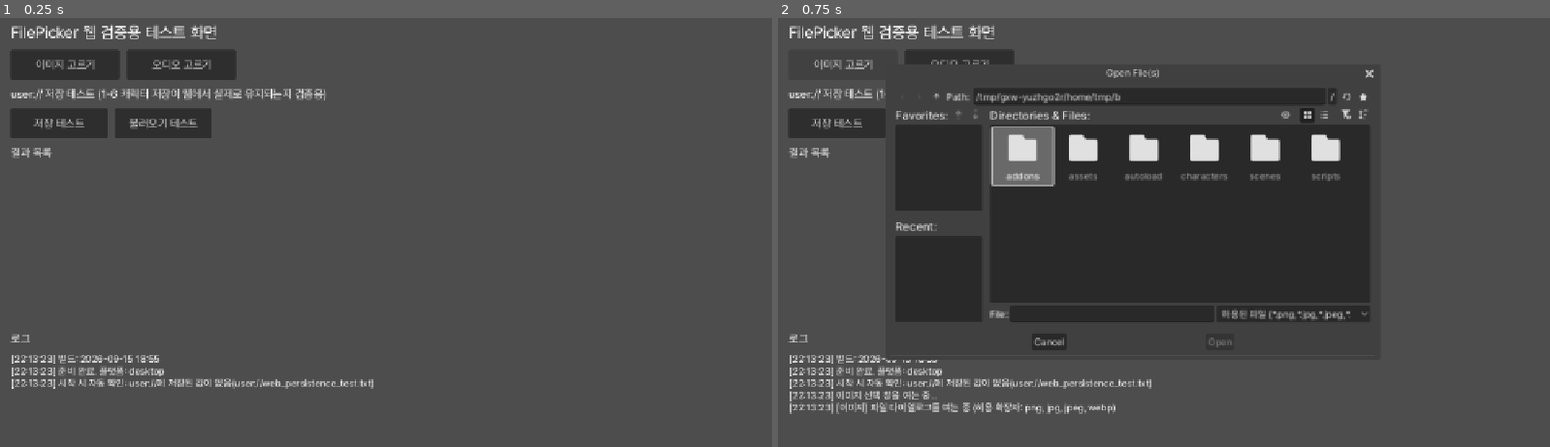
Above: before the commit, frames 1-2 (left to right).
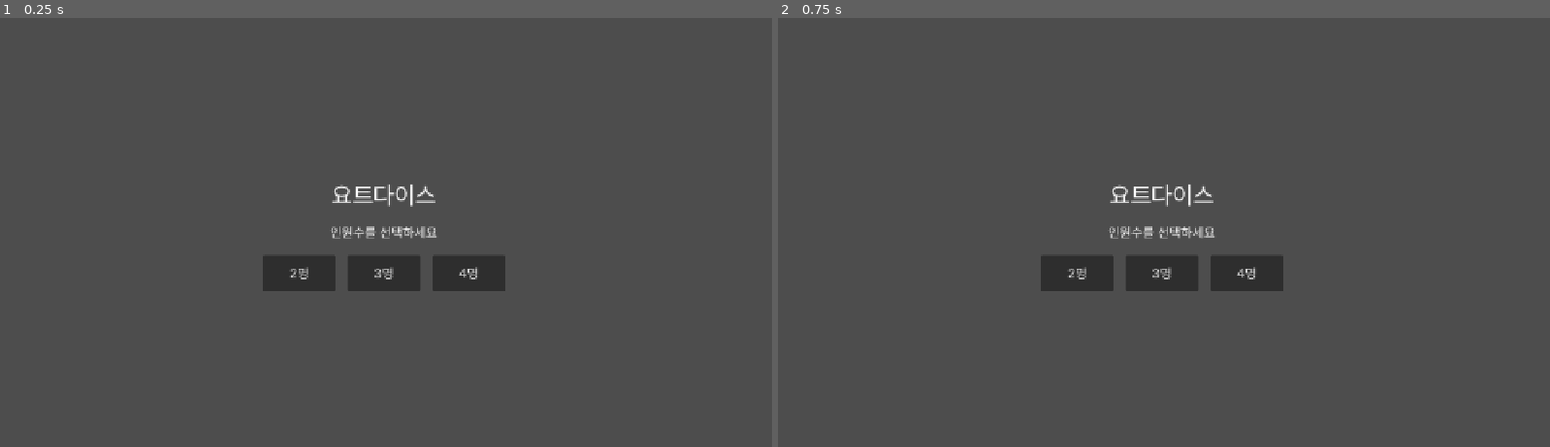
Above: after the commit, the same moments.

Repository: gyutaeng/yacht-dice
Game: Godot game, scene res://scenes/Main.tscn
Two runs of this game, one before a commit and one after it. Both use one fixed random seed, a clock stepped at 60 frames per second and the inputs below. Before the commit the project starts from res://scenes/dev/file_picker_test.tscn.
Inputs (mouse positions are in pixels of both pictures, inside the frame that each line leads up to):
- Up to frame 1 (0.25 s): no input
- Up to frame 2 (0.75 s): click (839, 65) at 0.5 s, where only the run before the commit has a clickable "이미지 고르기"

The runs differ from the first frame. In frame 1, 7.9% of the frame differs, in the area x 1-66%, y 1-87%; in frame 2, 30%, in the area x 1-78%, y 1-93%.

Commit message:
웹 검증 완료 (파일 선택, user:// 영속성), 메인 씬 복구

Diff:
--- a/project.godot
+++ b/project.godot
@@ -11,7 +11,7 @@
 [application]
 
 config/name="YachtDice"
-run/main_scene="res://scenes/dev/file_picker_test.tscn"
+run/main_scene="res://scenes/Main.tscn"
 config/features=PackedStringArray("4.7", "Forward Plus")
 config/icon="res://icon.svg"
 
Not shown, changed: CLAUDE.md
